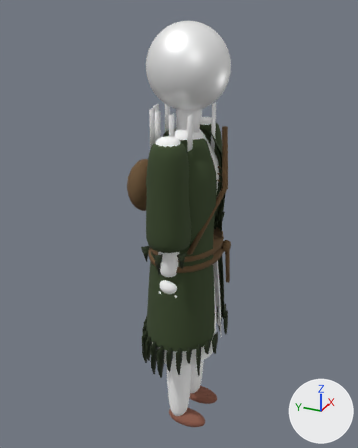
Two versions of the glTF model public/models/labirinto.glb, one commit apart.
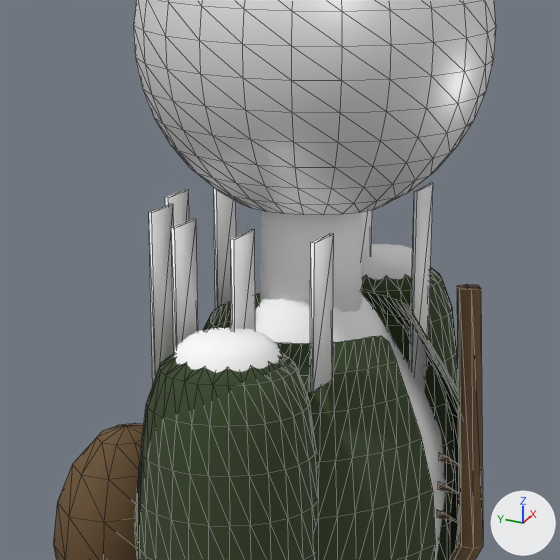
Each version appears first whole from a camera (50 mm lens) standing at (-2.107, -0.904, 2.283) and looking at (0.043, 0.064, 1.208), and next in a close-up on the part from 32% to 69% of the width and 13% to 43% of the height. The lights are fixed; the arrows at lower right show +X, +Y and +Z. The first two pictures are the older version. The close-ups show mesh edges as thin lines. Vertices at exactly the same position are counted once.

Objects in the first close-up: 'part_MAT_CLOTH_rope', 'part_MAT_CLOTH_tunic_green', 'part_MAT_SKIN_skin_labirinto', 'prop_helmetOn', 'prop_helmetOn_papers'.
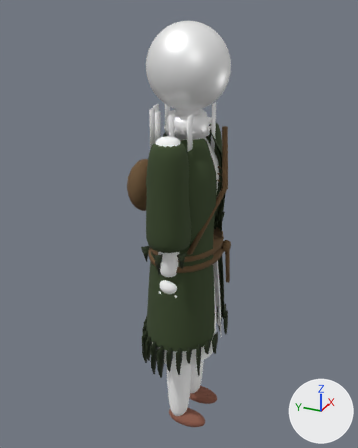
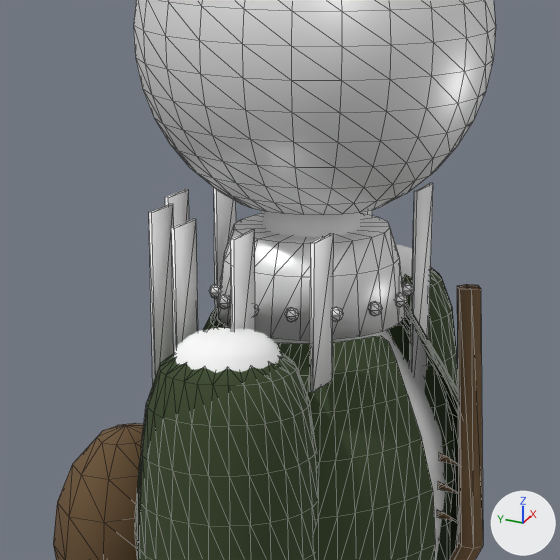
What differs and where, as boxes [x1, y1, x2, y2] in the close-ups (560 x 560 px):
'prop_helmetOn', reshaped
    before: [133, 0, 496, 215]
    after: [133, 0, 496, 340]
part 1 of me_prop_helmeton, added
    after: [395, 292, 407, 307]
part 2 of me_prop_helmeton, added
    after: [402, 282, 414, 296]
part 3 of me_prop_helmeton, added
    after: [209, 284, 221, 299]
part 4 of me_prop_helmeton, added
    after: [218, 294, 230, 309]
part 5 of me_prop_helmeton, added
    after: [285, 307, 299, 322]
part 6 of me_prop_helmeton, added
    after: [333, 307, 343, 321]
part 7 of me_prop_helmeton, added
    after: [368, 301, 382, 316]
part 8 of me_prop_helmeton, added
    after: [218, 213, 405, 340]

The edits, one by one:
me_prop_helmeton is used by ob_prop_helmeton; location (0.0, 0.0, 0.0).
me_prop_helmeton had 385 vertices, 744 faces and spanned x -0.176..0.176, y -0.191..0.191, z 1.829..2.192.
me_prop_helmeton now has 685 vertices, 1284 faces and spans x -0.176..0.176, y -0.191..0.191, z 1.703..2.192.
me_prop_helmeton part 1: a new loose piece, a UV sphere (5 segments, 4 rings, poles along z) spanning x -0.008..0.008, y -0.111..-0.096, z 1.723..1.739, in mat_mat_metal_helmet_labirinto (white #ffffff).
me_prop_helmeton part 2: a new loose piece, a UV sphere (5 segments, 4 rings, poles along z) spanning x 0.04..0.055, y -0.1..-0.086, z 1.723..1.739, in mat_mat_metal_helmet_labirinto (white #ffffff).
me_prop_helmeton part 3: a new loose piece, a UV sphere (5 segments, 4 rings, poles along z) spanning x -0.055..-0.04, y 0.087..0.102, z 1.723..1.739, in mat_mat_metal_helmet_labirinto (white #ffffff).
me_prop_helmeton part 4: a new loose piece, a UV sphere (5 segments, 4 rings, poles along z) spanning x -0.093..-0.078, y 0.058..0.073, z 1.723..1.739, in mat_mat_metal_helmet_labirinto (white #ffffff).
me_prop_helmeton part 5: a new loose piece, a UV sphere (5 segments, 4 rings, poles along z) spanning x -0.114..-0.099, y -0.03..-0.015, z 1.723..1.739, in mat_mat_metal_helmet_labirinto (white #ffffff).
me_prop_helmeton part 6: a new loose piece, a UV sphere (5 segments, 4 rings, poles along z) spanning x -0.093..-0.078, y -0.071..-0.057, z 1.723..1.739, in mat_mat_metal_helmet_labirinto (white #ffffff).
me_prop_helmeton part 7: a new loose piece, a UV sphere (5 segments, 4 rings, poles along z) spanning x -0.055..-0.04, y -0.1..-0.086, z 1.723..1.739, in mat_mat_metal_helmet_labirinto (white #ffffff).
me_prop_helmeton part 8: a new loose piece of 62 vertices spanning x -0.108..0.108, y -0.103..0.103, z 1.703..1.801, in mat_mat_metal_helmet_labirinto (white #ffffff).
Other edits to the shape of me_prop_helmeton do not show in these pictures.
